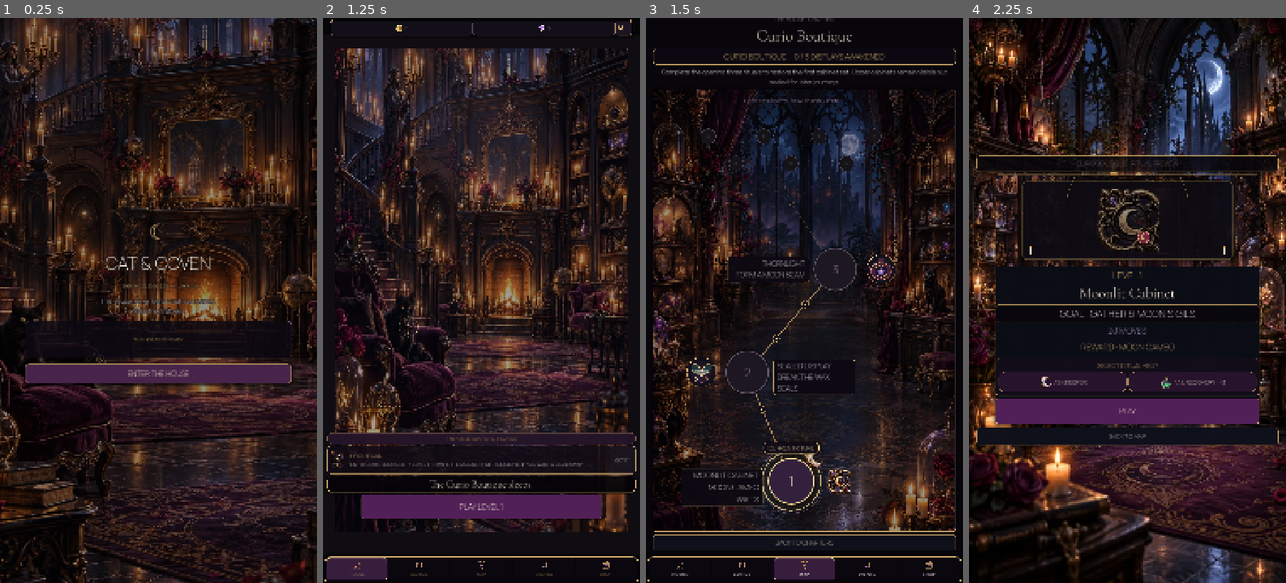
Above: before the commit, frames 1-4 (left to right).
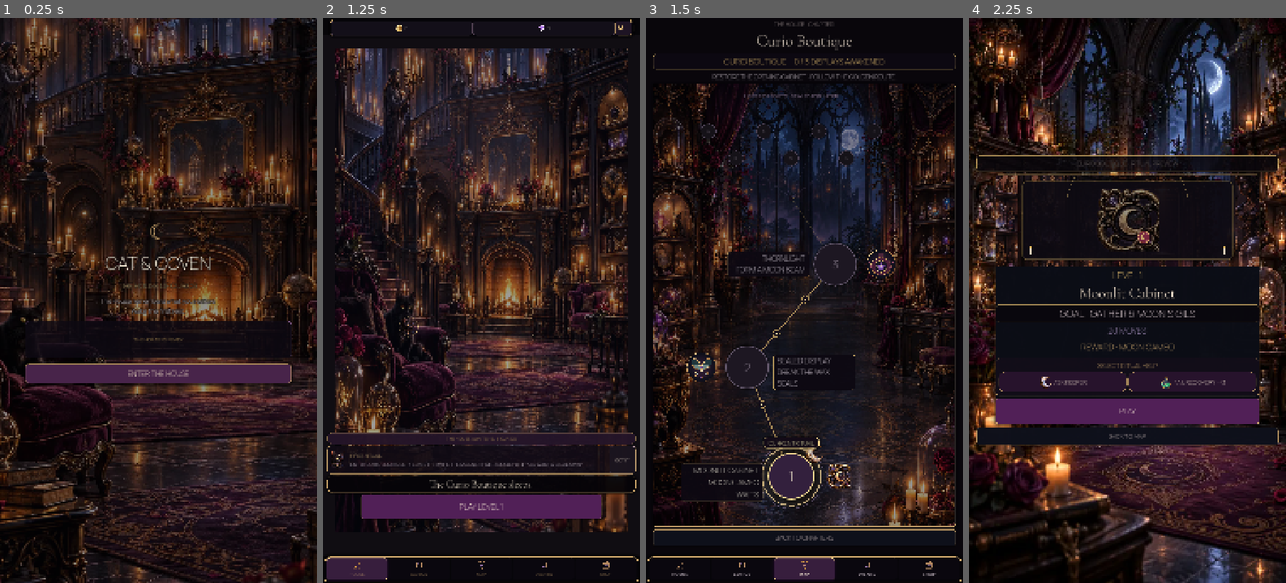
Above: after the commit, the same moments.

Repository: Jay-prodesign/akilta-match3
Game: Godot game, scene res://src/app/app_bootstrap.tscn
Same seed, same stepped clock (60 frames per second), same inputs: the game is played once before the commit and once after it.
Inputs:
- Up to frame 1 (0.25 s): no input
- Up to frame 2 (1.25 s): click "ENTER THE HOUSE" at 0.5 s
- Up to frame 3 (1.5 s): click "PLAY LEVEL 1" at 1.25 s
- Up to frame 4 (2.25 s): click "1" at 2 s

Frames 1-2 are identical in both runs. In frame 3, 21% of the frame differs, in the area x 2-98%, y 0-94%; in frame 4, nothing differs.

Commit message:
Keep chapter route copy concise and world-led

Diff:
--- a/src/ui/map/chapter_map.gd
+++ b/src/ui/map/chapter_map.gd
@@ -69,12 +69,22 @@
 	chapter_progress.text = "CURIO BOUTIQUE  ·  %d / %d DISPLAYS AWAKENED" % [awakened, canonical_level_cap]
 	if intro != null:
 		if canonical_level_cap > 0 and awakened >= canonical_level_cap:
-			intro.text = "The opening cabinet set is restored. Revisit any awakened ritual while the upper cabinets remain sealed."
+			intro.text = "OPENING CABINET RESTORED · REVISIT ANY AWAKENED RITUAL."
 		elif awakened > 0:
-			intro.text = "%d of %d displays are awake. The next cabinet has opened; continue the Curio Boutique ritual." % [awakened, canonical_level_cap]
+			intro.text = "DISPLAY %d / %d AWAKENED · THE NEXT RITUAL IS OPEN." % [awakened, canonical_level_cap]
 		else:
-			intro.text = "Complete the opening three rituals to restore the first cabinet set. Upper cabinets remain visible but sealed for later journeys."
+			intro.text = "RESTORE THE OPENING CABINET · FOLLOW THE GOLDEN ROUTE."
 	route_view.set_progress(progress)
+
+func north_star_map_contract() -> Dictionary:
+	var title := get_node_or_null("Layout/Title") as Label
+	return {
+		"strong_title": title != null and title.get_theme_font_size("font_size") >= 52,
+		"progress_plate": chapter_progress != null and chapter_progress.get_theme_stylebox("normal") != null and chapter_progress.get_theme_font_size("font_size") >= 26,
+		"concise_route_instruction": intro != null and intro.text.length() <= 72,
+		"route_world_dominant": route_view != null and route_view.custom_minimum_size.y >= 1400.0,
+	}
+
 
 func _focus_frontier() -> void:
 	if scroll == null or route_view == null:
